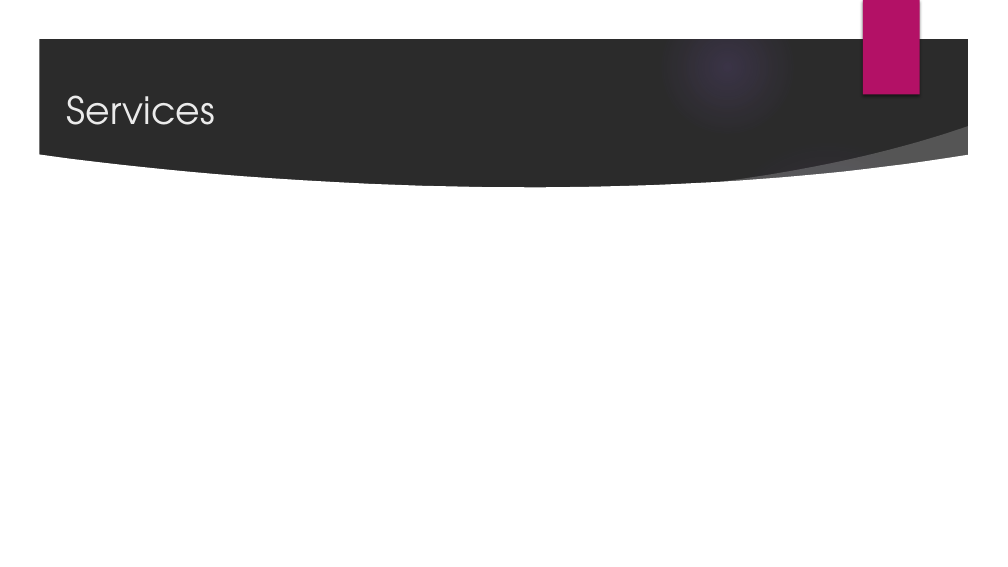
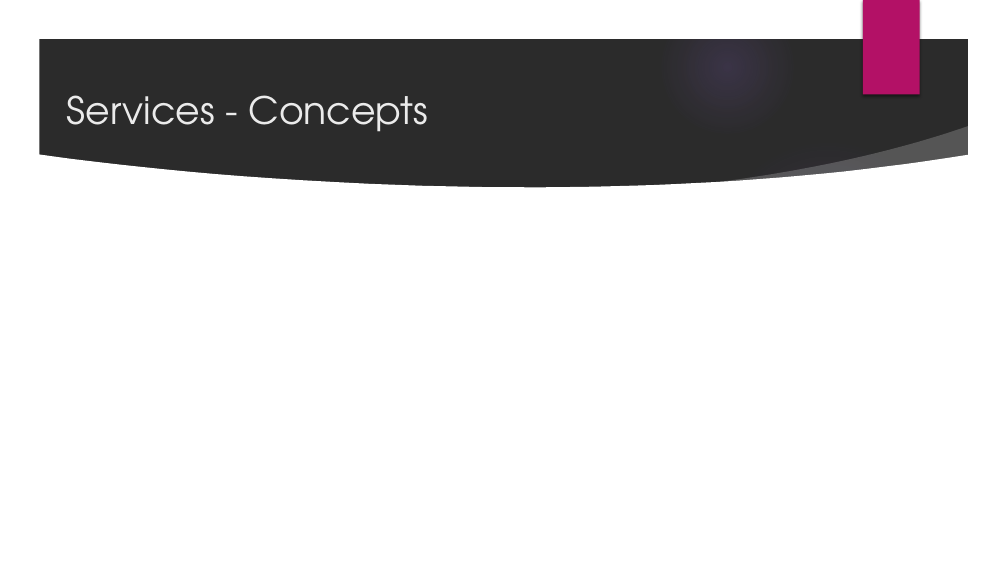
Before and after one commit to deepkumartraining/docker-k8s-April23, a slide deck: slide 4 of Day35/DockerAndKubernetes_Training-Day35.pptx. Drawn at 1008x567 pixels with LibreOffice and Linux fonts; fonts in the diff are those of the drawing; background and template pictures are left out; a plain dark background stands for a picture behind light text. Boxes give left, top, right and bottom in pixels: in the first picture for what was removed or moved away, otherwise in the second. Text is boxed around its words. In the diff, an @@ line names an element or a change of style, - is before the commit and + after.

```diff
--- a/Day35/DockerAndKubernetes_Training-Day35.pptx
+++ b/Day35/DockerAndKubernetes_Training-Day35.pptx
@@ title at (67, 95, 428, 132): text changed @@
-Services
+Services - Concepts
```
Also in this commit, not shown: 6 other files.
